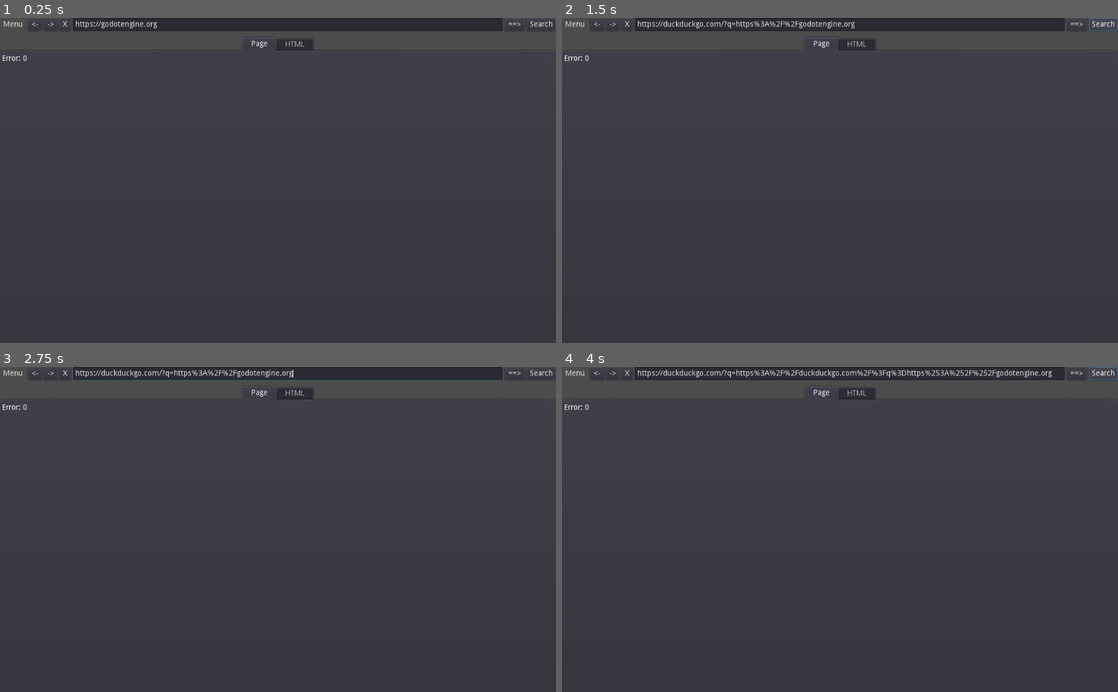
Above: before the commit, frames 1-4 (two rows, left to right).
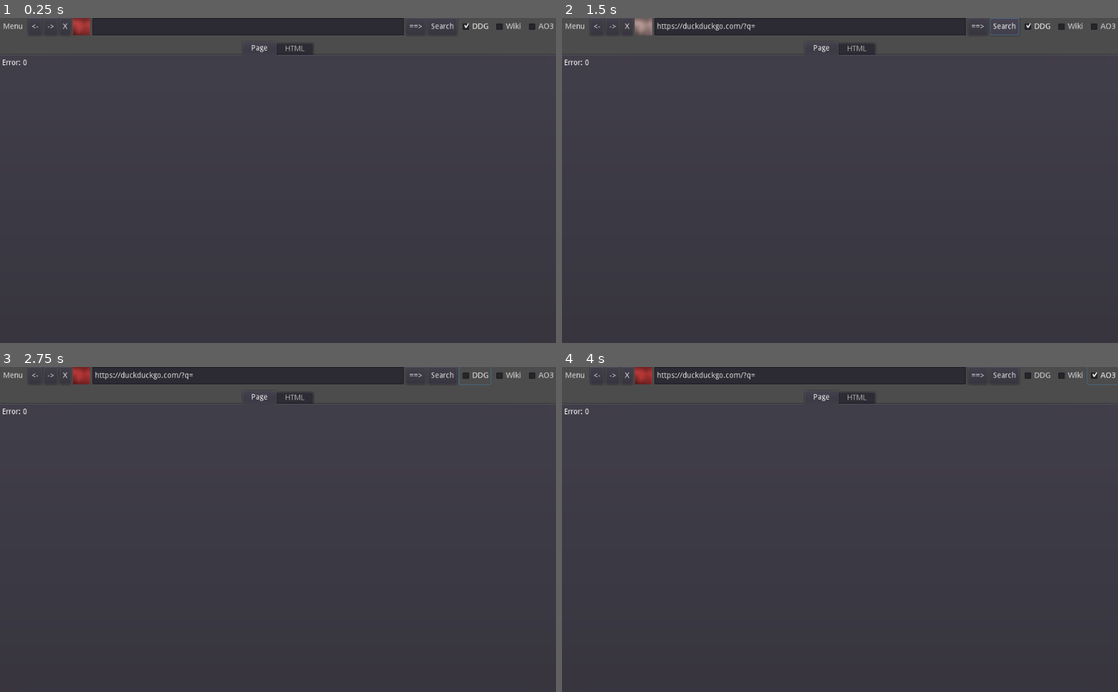
Above: after the commit, the same moments.

Repository: KaizNike/Lite-Web-Browser
Game: Godot game, scene res://src/App.tscn
Same seed, same stepped clock (60 frames per second), same inputs: the game is played once before the commit and once after it. The project has no main scene, so this scene is started directly.
Inputs (mouse positions are in pixels of both pictures, inside the frame that each line leads up to):
- Up to frame 1 (0.25 s): no input
- Up to frame 2 (1.5 s): click "X" at 0.5 s; click "Search" at 1.25 s
- Up to frame 3 (2.75 s): click (472, 376) at 2 s, where only the run after the commit has a clickable "DDG"
- Up to frame 4 (4 s): click (1067, 376) at 2.75 s, where only the run after the commit has a clickable "Wiki"; click (1101, 376) at 3.5 s, where only the run after the commit has a clickable "AO3"

The runs differ from the first frame. In frame 1, 1.9% of the frame differs, in the area x 0-100%, y 0-15%; in frame 2, 2.4%; in frame 3, 2.2%; in frame 4, 2.5%.

Commit message:
More Searching + Anims
DDG, Wiki, AO3 for search

to add: find

Diff:
--- a/KN Lite Web Browser/src/App.gd
+++ b/KN Lite Web Browser/src/App.gd
@@ -2,6 +2,7 @@
 
 var paths = []
 var pathIndex = 0
+var currentSearch = "DDG"
 # Declare member variables here. Examples:
 # var a = 2
 # var b = "text"
@@ -9,12 +10,8 @@
 
 # Called when the node enters the scene tree for the first time.
 func _ready():
-	paths.append("https://godotengine.org")
-	var error = $HTTPRequest.request(paths[pathIndex])
-	$UI/VSplitContainer/HBoxContainer/LineEdit.text = "https://godotengine.org"
-	print(error)
-	pass # Replace with function body.
-
+	var init = "https://godotengine.org"
+	_on_LineEdit_text_entered(init)
 
 # Called every frame. 'delta' is the elapsed time since the previous frame.
 #func _process(delta):
@@ -31,13 +28,16 @@
 	if response_code != 200:
 		$UI/VSplitContainer/TabContainer/Page.text = "Error: " + str(response_code)
 		$UI/VSplitContainer/TabContainer/HTML.text = "Error: " + str(response_code)
+#		return("HTTP Response: " + str(response_code))
 		print(response_code)
+		$UI/VSplitContainer/HBoxContainer/ProgressText/ProgressAnim.play("failed")
 	else:
 		var html = body.get_string_from_utf8()
 		$UI/VSplitContainer/TabContainer/HTML.text = html
 		var search = $BingHelp.extract_text_and_links(html)
 		$UI/VSplitContainer/TabContainer/Page.text = str(search)
 		print("Loaded")
+		$UI/VSplitContainer/HBoxContainer/ProgressText/ProgressAnim.play("loaded")
 		pathIndex += 1
 #		html = "<p>This is some text</p> aaa <p>This is some other text</p>"
 #		var regex = RegEx.new()
@@ -55,13 +55,14 @@
 
 func _on_LineEdit_text_entered(new_text):
 	print("Trying connection")
+	$UI/VSplitContainer/HBoxContainer/ProgressText/ProgressAnim.play("loading")
 	var request = $HTTPRequest.request(new_text)
 	if request != OK:
 		$UI/VSplitContainer/TabContainer/Page.text = "Error: " + str(request)
 		$UI/VSplitContainer/TabContainer/HTML.text = "Error: " + str(request)
+		$UI/VSplitContainer/HBoxContainer/ProgressText/ProgressAnim.play("failed")
 		print(request)
 	paths.append(new_text)
-
 	pass # Replace with function body.
 
 
@@ -70,17 +71,29 @@
 
 
 func _on_Button3_pressed():
-	print("Searching with DDG! Quack.")
 	var query = $UI/VSplitContainer/HBoxContainer/LineEdit.text.http_escape()
-	var search_term = "https://duckduckgo.com/?q=" + query# percent_encode()
+	var search_term = ""
+	if currentSearch == "DDG":
+		print("Searching with DDG! Quack.")
+		search_term = "https://duckduckgo.com/?q=" + query# percent_encode()
+	elif currentSearch == "Wiki":
+		print("Looking it up on Wiki Wiki-pedia")
+		search_term = "https://en.wikipedia.org/wiki/" + query
+	elif currentSearch == "AO3":
+		print("Reading about it on A03")
+		search_term = "https://archiveofourown.org/works/search?work_search%5Bquery%5D=" + query
+	else:
+		$UI/VSplitContainer/TabContainer/Page.text = "No search selected."
+		$UI/VSplitContainer/TabContainer/HTML.text = "No html from search not selected."
 #	var search_term = "https://api.duckduckgo.com/?q=" + query + "&format=html"
 #	paths.append(search_term)
 	$UI/VSplitContainer/HBoxContainer/LineEdit.text = search_term
 	_on_LineEdit_text_entered(search_term)
 
-
+# Cancel
 func _on_Button4_pressed():
 	$HTTPRequest.cancel_request()
+	$UI/VSplitContainer/HBoxContainer/ProgressText/ProgressAnim.play("cancel")
 	pass # Replace with function body.
 
 # Back
@@ -96,3 +109,33 @@
 		pathIndex += 1
 		$UI/VSplitContainer/HBoxContainer/LineEdit.text = paths[pathIndex]
 	pass # Replace with function body.
+
+# DDG
+func _on_CheckBox_toggled(button_pressed):
+	if button_pressed:
+		$UI/VSplitContainer/HBoxContainer/CheckBox2.pressed = false
+		$UI/VSplitContainer/HBoxContainer/CheckBox3.pressed = false
+		currentSearch = "DDG"
+	else:
+		currentSearch = ""
+	pass # Replace with function body.
+
+# Wiki
+func _on_CheckBox2_toggled(button_pressed):
+	if button_pressed:
+		$UI/VSplitContainer/HBoxContainer/CheckBox.pressed = false
+		$UI/VSplitContainer/HBoxContainer/CheckBox3.pressed = false
+		currentSearch = "Wiki"
+	else:
+		currentSearch = ""
+	pass # Replace with function body.
+
+
+func _on_CheckBox3_toggled(button_pressed):
+	if button_pressed:
+		$UI/VSplitContainer/HBoxContainer/CheckBox.pressed = false
+		$UI/VSplitContainer/HBoxContainer/CheckBox2.pressed = false
+		currentSearch = "AO3"
+	else:
+		currentSearch = ""
+	pass # Replace with function body.
--- a/KN Lite Web Browser/src/App.tscn
+++ b/KN Lite Web Browser/src/App.tscn
@@ -8,6 +8,274 @@
 
 [sub_resource type="ShortCut" id=2]
 shortcut = SubResource( 1 )
+
+[sub_resource type="OpenSimplexNoise" id=3]
+period = 37.2
+
+[sub_resource type="NoiseTexture" id=4]
+width = 32
+height = 32
+noise = SubResource( 3 )
+noise_offset = Vector2( 12, 6 )
+
+[sub_resource type="Animation" id=5]
+length = 0.001
+tracks/0/type = "bezier"
+tracks/0/path = NodePath(".:self_modulate:r")
+tracks/0/interp = 1
+tracks/0/loop_wrap = true
+tracks/0/imported = false
+tracks/0/enabled = true
+tracks/0/keys = {
+"points": PoolRealArray( 1, -0.25, 0, 0.25, 0 ),
+"times": PoolRealArray( 0 )
+}
+tracks/1/type = "bezier"
+tracks/1/path = NodePath(".:self_modulate:g")
+tracks/1/interp = 1
+tracks/1/loop_wrap = true
+tracks/1/imported = false
+tracks/1/enabled = true
+tracks/1/keys = {
+"points": PoolRealArray( 1, -0.25, 0, 0.25, 0 ),
+"times": PoolRealArray( 0 )
+}
+tracks/2/type = "bezier"
+tracks/2/path = NodePath(".:self_modulate:b")
+tracks/2/interp = 1
+tracks/2/loop_wrap = true
+tracks/2/imported = false
+tracks/2/enabled = true
+tracks/2/keys = {
+"points": PoolRealArray( 1, -0.25, 0, 0.25, 0 ),
+"times": PoolRealArray( 0 )
+}
+tracks/3/type = "bezier"
+tracks/3/path = NodePath(".:self_modulate:a")
+tracks/3/interp = 1
+tracks/3/loop_wrap = true
+tracks/3/imported = false
+tracks/3/enabled = true
+tracks/3/keys = {
+"points": PoolRealArray( 1, -0.25, 0, 0.25, 0 ),
+"times": PoolRealArray( 0 )
+}
+tracks/4/type = "bezier"
+tracks/4/path = NodePath(".:texture:noise_offset:x")
+tracks/4/interp = 1
+tracks/4/loop_wrap = true
+tracks/4/imported = false
+tracks/4/enabled = true
+tracks/4/keys = {
+"points": PoolRealArray( 12, -0.25, 0, 0.25, 0 ),
+"times": PoolRealArray( 0 )
+}
+tracks/5/type = "bezier"
+tracks/5/path = NodePath(".:texture:noise_offset:y")
+tracks/5/interp = 1
+tracks/5/loop_wrap = true
+tracks/5/imported = false
+tracks/5/enabled = true
+tracks/5/keys = {
+"points": PoolRealArray( 6, -0.25, 0, 0.25, 0 ),
+"times": PoolRealArray( 0 )
+}
+
+[sub_resource type="Animation" id=9]
+resource_name = "cancel"
+tracks/0/type = "bezier"
+tracks/0/path = NodePath(".:self_modulate:r")
+tracks/0/interp = 1
+tracks/0/loop_wrap = true
+tracks/0/imported = false
+tracks/0/enabled = true
+tracks/0/keys = {
+"points": PoolRealArray( 1, -0.25, 0, 0.25, 0 ),
+"times": PoolRealArray( 1 )
+}
+tracks/1/type = "bezier"
+tracks/1/path = NodePath(".:self_modulate:g")
+tracks/1/interp = 1
+tracks/1/loop_wrap = true
+tracks/1/imported = false
+tracks/1/enabled = true
+tracks/1/keys = {
+"points": PoolRealArray( 1, -0.25, 0, 0.25, 0 ),
+"times": PoolRealArray( 1 )
+}
+tracks/2/type = "bezier"
+tracks/2/path = NodePath(".:self_modulate:b")
+tracks/2/interp = 1
+tracks/2/loop_wrap = true
+tracks/2/imported = false
+tracks/2/enabled = true
+tracks/2/keys = {
+"points": PoolRealArray( 1, -0.25, 0, 0.25, 0 ),
+"times": PoolRealArray( 1 )
+}
+tracks/3/type = "bezier"
+tracks/3/path = NodePath(".:self_modulate:a")
+tracks/3/interp = 1
+tracks/3/loop_wrap = true
+tracks/3/imported = false
+tracks/3/enabled = true
+tracks/3/keys = {
+"points": PoolRealArray( 1, -0.25, 0, 0.25, 0 ),
+"times": PoolRealArray( 1 )
+}
+
+[sub_resource type="Animation" id=7]
+resource_name = "failed"
+length = 0.3
+tracks/0/type = "bezier"
+tracks/0/path = NodePath(".:self_modulate:r")
+tracks/0/interp = 1
+tracks/0/loop_wrap = true
+tracks/0/imported = false
+tracks/0/enabled = true
+tracks/0/keys = {
+"points": PoolRealArray( 0.968415, -0.25, 0, 0.25, 0, 1, -0.25, 0, 0.25, 0 ),
+"times": PoolRealArray( 0, 0.3 )
+}
+tracks/1/type = "bezier"
+tracks/1/path = NodePath(".:self_modulate:g")
+tracks/1/interp = 1
+tracks/1/loop_wrap = true
+tracks/1/imported = false
+tracks/1/enabled = true
+tracks/1/keys = {
+"points": PoolRealArray( 1, -0.25, 0, 0.25, 0, 0.301961, -0.25, 0, 0.25, 0 ),
+"times": PoolRealArray( 0, 0.3 )
+}
+tracks/2/type = "bezier"
+tracks/2/path = NodePath(".:self_modulate:b")
+tracks/2/interp = 1
+tracks/2/loop_wrap = true
+tracks/2/imported = false
+tracks/2/enabled = true
+tracks/2/keys = {
+"points": PoolRealArray( 0.975847, -0.25, 0, 0.25, 0, 0.301961, -0.25, 0, 0.25, 0 ),
+"times": PoolRealArray( 0, 0.3 )
+}
+tracks/3/type = "bezier"
+tracks/3/path = NodePath(".:self_modulate:a")
+tracks/3/interp = 1
+tracks/3/loop_wrap = true
+tracks/3/imported = false
+tracks/3/enabled = true
+tracks/3/keys = {
+"points": PoolRealArray( 1, -0.25, 0, 0.25, 0, 1, -0.25, 0, 0.25, 0 ),
+"times": PoolRealArray( 0, 0.3 )
+}
+
+[sub_resource type="Animation" id=6]
+resource_name = "loaded"
+length = 0.3
+tracks/0/type = "bezier"
+tracks/0/path = NodePath(".:self_modulate:r")
+tracks/0/interp = 1
+tracks/0/loop_wrap = true
+tracks/0/imported = false
+tracks/0/enabled = true
+tracks/0/keys = {
+"points": PoolRealArray( 1, -0.25, 0, 0.25, 0, 0.666667, -0.25, 0, 0.25, 0 ),
+"times": PoolRealArray( 0, 0.3 )
+}
+tracks/1/type = "bezier"
+tracks/1/path = NodePath(".:self_modulate:g")
+tracks/1/interp = 1
+tracks/1/loop_wrap = true
+tracks/1/imported = false
+tracks/1/enabled = true
+tracks/1/keys = {
+"points": PoolRealArray( 1, -0.25, 0, 0.25, 0, 1, -0.25, 0, 0.25, 0 ),
+"times": PoolRealArray( 0, 0.3 )
+}
+tracks/2/type = "bezier"
+tracks/2/path = NodePath(".:self_modulate:b")
+tracks/2/interp = 1
+tracks/2/loop_wrap = true
+tracks/2/imported = false
+tracks/2/enabled = true
+tracks/2/keys = {
+"points": PoolRealArray( 1, -0.25, 0, 0.25, 0, 0.745098, -0.25, 0, 0.25, 0 ),
+"times": PoolRealArray( 0, 0.3 )
+}
+tracks/3/type = "bezier"
+tracks/3/path = NodePath(".:self_modulate:a")
+tracks/3/interp = 1
+tracks/3/loop_wrap = true
+tracks/3/imported = false
+tracks/3/enabled = true
+tracks/3/keys = {
+"points": PoolRealArray( 1, -0.25, 0, 0.25, 0, 1, -0.25, 0, 0.25, 0 ),
+"times": PoolRealArray( 0, 0.3 )
+}
+
+[sub_resource type="Animation" id=8]
+resource_name = "loading"
+length = 0.6
+loop = true
+tracks/0/type = "bezier"
+tracks/0/path = NodePath(".:self_modulate:r")
+tracks/0/interp = 1
+tracks/0/loop_wrap = true
+tracks/0/imported = false
+tracks/0/enabled = true
+tracks/0/keys = {
+"points": PoolRealArray( 1, -0.25, 0, 0.25, 0, 0.654902, -0.25, 0, 0.25, 0, 1, -0.25, 0, 0.25, 0 ),
+"times": PoolRealArray( 0, 0.3, 0.6 )
+}
+tracks/1/type = "bezier"
+tracks/1/path = NodePath(".:self_modulate:g")
+tracks/1/interp = 1
+tracks/1/loop_wrap = true
+tracks/1/imported = false
+tracks/1/enabled = true
+tracks/1/keys = {
+"points": PoolRealArray( 1, -0.25, 0, 0.25, 0, 0.556863, -0.25, 0, 0.25, 0, 1, -0.25, 0, 0.25, 0 ),
+"times": PoolRealArray( 0, 0.3, 0.6 )
+}
+tracks/2/type = "bezier"
+tracks/2/path = NodePath(".:self_modulate:b")
+tracks/2/interp = 1
+tracks/2/loop_wrap = true
+tracks/2/imported = false
+tracks/2/enabled = true
+tracks/2/keys = {
+"points": PoolRealArray( 1, -0.25, 0, 0.25, 0, 0.262745, -0.25, 0, 0.25, 0, 1, -0.25, 0, 0.25, 0 ),
+"times": PoolRealArray( 0, 0.3, 0.6 )
+}
+tracks/3/type = "bezier"
+tracks/3/path = NodePath(".:self_modulate:a")
+tracks/3/interp = 1
+tracks/3/loop_wrap = true
+tracks/3/imported = false
+tracks/3/enabled = true
+tracks/3/keys = {
+"points": PoolRealArray( 1, -0.25, 0, 0.25, 0, 1, -0.25, 0, 0.25, 0, 1, -0.25, 0, 0.25, 0 ),
+"times": PoolRealArray( 0, 0.3, 0.6 )
+}
+tracks/4/type = "bezier"
+tracks/4/path = NodePath(".:texture:noise_offset:x")
+tracks/4/interp = 1
+tracks/4/loop_wrap = true
+tracks/4/imported = false
+tracks/4/enabled = true
+tracks/4/keys = {
+"points": PoolRealArray( 0, -0.25, 0, 0.25, 0, 12, -0.25, 0, 0.25, 0, 0, -0.25, 0, 0.25, 0 ),
+"times": PoolRealArray( 0, 0.3, 0.6 )
+}
+tracks/5/type = "bezier"
+tracks/5/path = NodePath(".:texture:noise_offset:y")
+tracks/5/interp = 1
+tracks/5/loop_wrap = true
+tracks/5/imported = false
+tracks/5/enabled = true
+tracks/5/keys = {
+"points": PoolRealArray( 0, -0.25, 0, 0.25, 0, 6, -0.25, 0, 0.25, 0, 0, -0.25, 0, 0.25, 0 ),
+"times": PoolRealArray( 0, 0.3, 0.6 )
+}
 
 [node name="App" type="Node"]
 script = ExtResource( 1 )
@@ -22,11 +290,11 @@
 
 [node name="HBoxContainer" type="HBoxContainer" parent="UI/VSplitContainer"]
 margin_right = 1024.0
-margin_bottom = 24.0
+margin_bottom = 32.0
 
 [node name="MenuButton" type="MenuButton" parent="UI/VSplitContainer/HBoxContainer"]
 margin_right = 48.0
-margin_bottom = 24.0
+margin_bottom = 32.0
 text = "Menu"
 
 [node name="Button2" type="Button" parent="UI/VSplitContainer/HBoxContainer"]
@@ -40,44 +308,77 @@
 [node name="Button5" type="Button" parent="UI/VSplitContainer/HBoxContainer"]
 margin_left = 52.0
 margin_right = 77.0
-margin_bottom = 24.0
+margin_bottom = 32.0
 shortcut = SubResource( 2 )
 text = "<-"
 
 [node name="Button6" type="Button" parent="UI/VSplitContainer/HBoxContainer"]
 margin_left = 81.0
 margin_right = 106.0
-margin_bottom = 24.0
+margin_bottom = 32.0
 shortcut = SubResource( 2 )
 text = "->"
 
 [node name="Button4" type="Button" parent="UI/VSplitContainer/HBoxContainer"]
 margin_left = 110.0
 margin_right = 130.0
-margin_bottom = 24.0
+margin_bottom = 32.0
 shortcut = SubResource( 2 )
 text = "X"
 
+[node name="ProgressText" type="TextureRect" parent="UI/VSplitContainer/HBoxContainer"]
+margin_left = 134.0
+margin_right = 166.0
+margin_bottom = 32.0
+texture = SubResource( 4 )
+stretch_mode = 2
+
+[node name="ProgressAnim" type="AnimationPlayer" parent="UI/VSplitContainer/HBoxContainer/ProgressText"]
+anims/RESET = SubResource( 5 )
+anims/cancel = SubResource( 9 )
+anims/failed = SubResource( 7 )
+anims/loaded = SubResource( 6 )
+anims/loading = SubResource( 8 )
+
 [node name="LineEdit" type="LineEdit" parent="UI/VSplitContainer/HBoxContainer"]
-margin_left = 134.0
-margin_right = 926.0
-margin_bottom = 24.0
+margin_left = 170.0
+margin_right = 744.0
+margin_bottom = 32.0
 size_flags_horizontal = 3
 
 [node name="Button" type="Button" parent="UI/VSplitContainer/HBoxContainer"]
-margin_left = 930.0
-margin_right = 966.0
-margin_bottom = 24.0
+margin_left = 748.0
+margin_right = 784.0
+margin_bottom = 32.0
 text = "==>"
 
 [node name="Button3" type="Button" parent="UI/VSplitContainer/HBoxContainer"]
-margin_left = 970.0
+margin_left = 788.0
+margin_right = 842.0
+margin_bottom = 32.0
+text = "Search"
+
+[node name="CheckBox" type="CheckBox" parent="UI/VSplitContainer/HBoxContainer"]
+margin_left = 846.0
+margin_right = 904.0
+margin_bottom = 32.0
+pressed = true
+text = "DDG"
+
+[node name="CheckBox2" type="CheckBox" parent="UI/VSplitContainer/HBoxContainer"]
+margin_left = 908.0
+margin_right = 964.0
+margin_bottom = 32.0
+text = "Wiki"
+
+[node name="CheckBox3" type="CheckBox" parent="UI/VSplitContainer/HBoxContainer"]
+margin_left = 968.0
 margin_right = 1024.0
-margin_bottom = 24.0
-text = "Search"
+margin_bottom = 32.0
+text = "AO3"
 
 [node name="TabContainer" type="TabContainer" parent="UI/VSplitContainer"]
-margin_top = 36.0
+margin_top = 44.0
 margin_right = 1024.0
 margin_bottom = 600.0
 
@@ -117,4 +418,7 @@
 [connection signal="text_entered" from="UI/VSplitContainer/HBoxContainer/LineEdit" to="." method="_on_LineEdit_text_entered"]
 [connection signal="pressed" from="UI/VSplitContainer/HBoxContainer/Button" to="." method="_on_Button_pressed"]
 [connection signal="pressed" from="UI/VSplitContainer/HBoxContainer/Button3" to="." method="_on_Button3_pressed"]
+[connection signal="toggled" from="UI/VSplitContainer/HBoxContainer/CheckBox" to="." method="_on_CheckBox_toggled"]
+[connection signal="toggled" from="UI/VSplitContainer/HBoxContainer/CheckBox2" to="." method="_on_CheckBox2_toggled"]
+[connection signal="toggled" from="UI/VSplitContainer/HBoxContainer/CheckBox3" to="." method="_on_CheckBox3_toggled"]
 [connection signal="request_completed" from="HTTPRequest" to="." method="_on_HTTPRequest_request_completed"]
Not shown: 1 places in KN Lite Web Browser/src/App.tscn that only renumber resources
